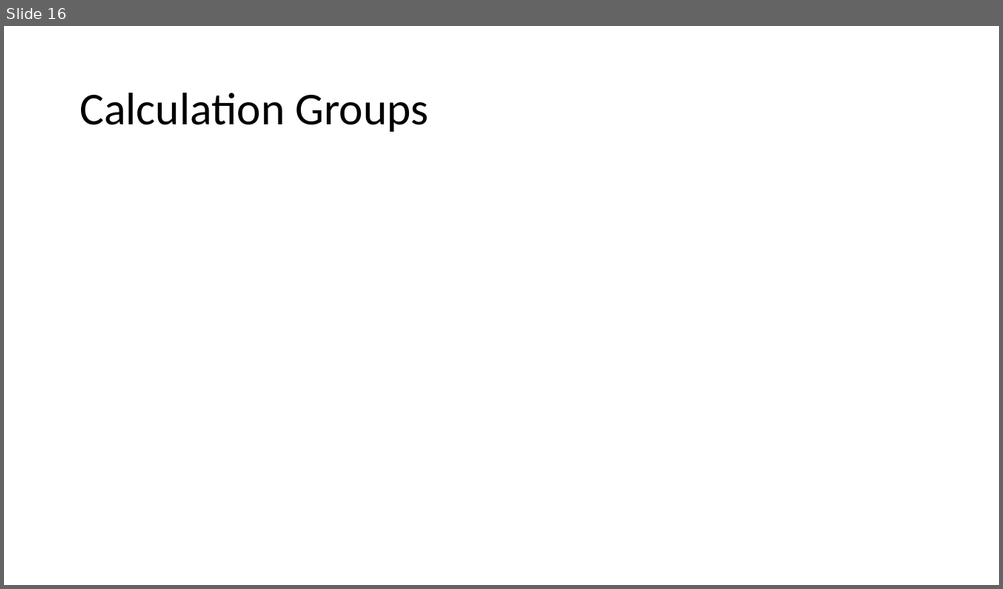
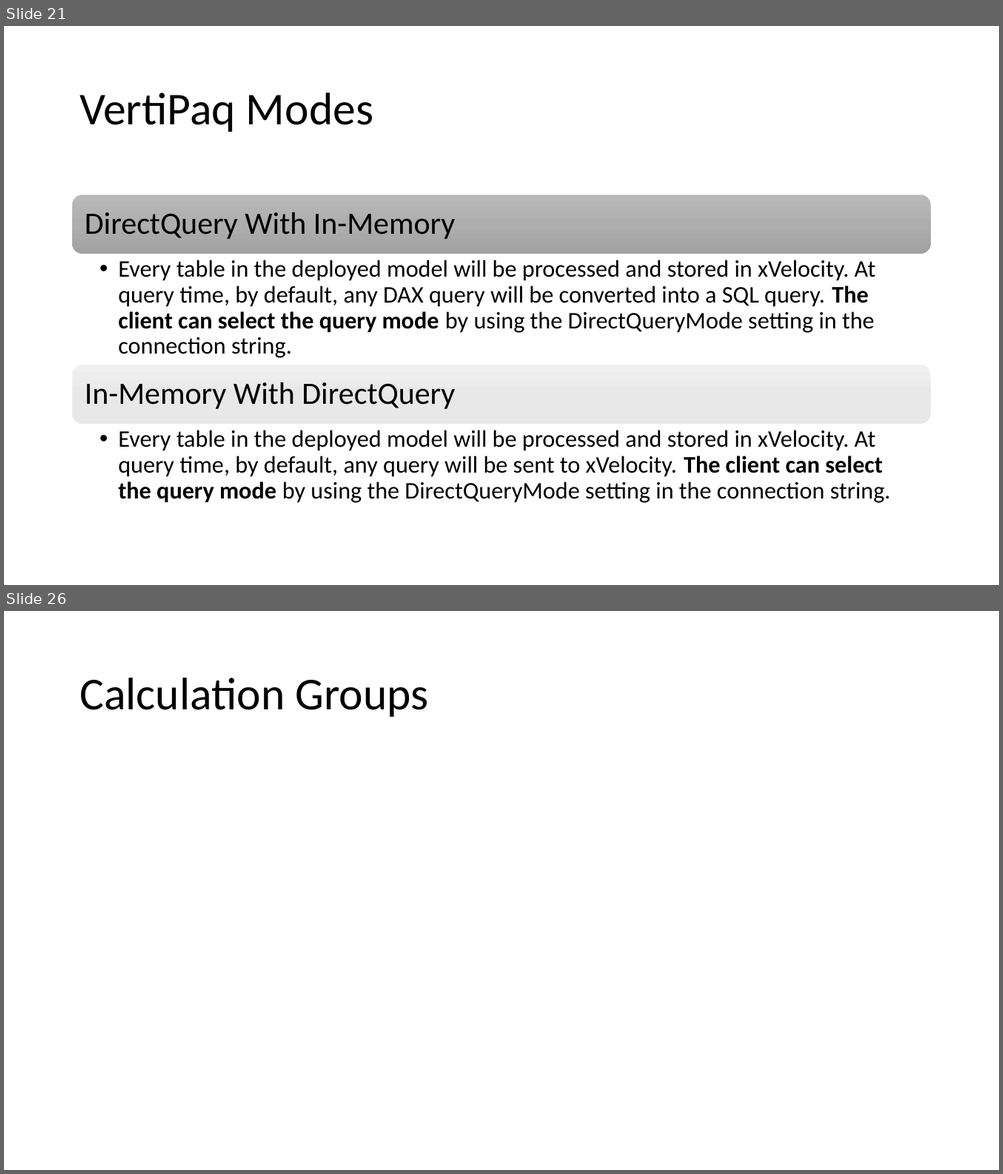
Before and after one commit to LukasSteindl/tabularmodelforfinance, a slide deck: Slides.pptx. Shown one above the other, each under a label of ours: slide 16 before the commit, slides 21 and 26 after it; the slides between them are not shown. The pictures are 1003x589 and 1003x1174 pixels, drawn with LibreOffice and Linux fonts; fonts in the diff are those of the drawing. Boxes give left, top, right and bottom in pixels: in the first picture for what was removed or moved away, otherwise in the second. Text is boxed around its words. In the diff, an @@ line names an element or a change of style, - is before the commit and + after.

```diff
--- a/Slides.pptx
+++ b/Slides.pptx
@@ slide 21 added at bbox=[4, 26, 999, 585], background #FFFFFF @@
@@ title added at bbox=[79, 93, 373, 132], 44 pt, text #000000 @@
+VertiPaq Modes
@@ group added at bbox=[73, 195, 930, 503]: 4 texts, 2 rounded rectangles @@
+DirectQuery With In-Memory
+  • Every table in the deployed model will be processed and stored in xVelocity. At query time, by default, any DAX query will be converted into a SQL query. The client can select the query mode by using the DirectQueryMode setting in the connection string.
+In-Memory With DirectQuery
+  • Every table in the deployed model will be processed and stored in xVelocity. At query time, by default, any query will be sent to xVelocity. The client can select the query mode by using the DirectQueryMode setting in the connection string.
@@ what was slide 16 is now slide 26 @@
```
Also in this commit, not shown: 1 slide changed, 10 other slides added, 1 slide removed.
